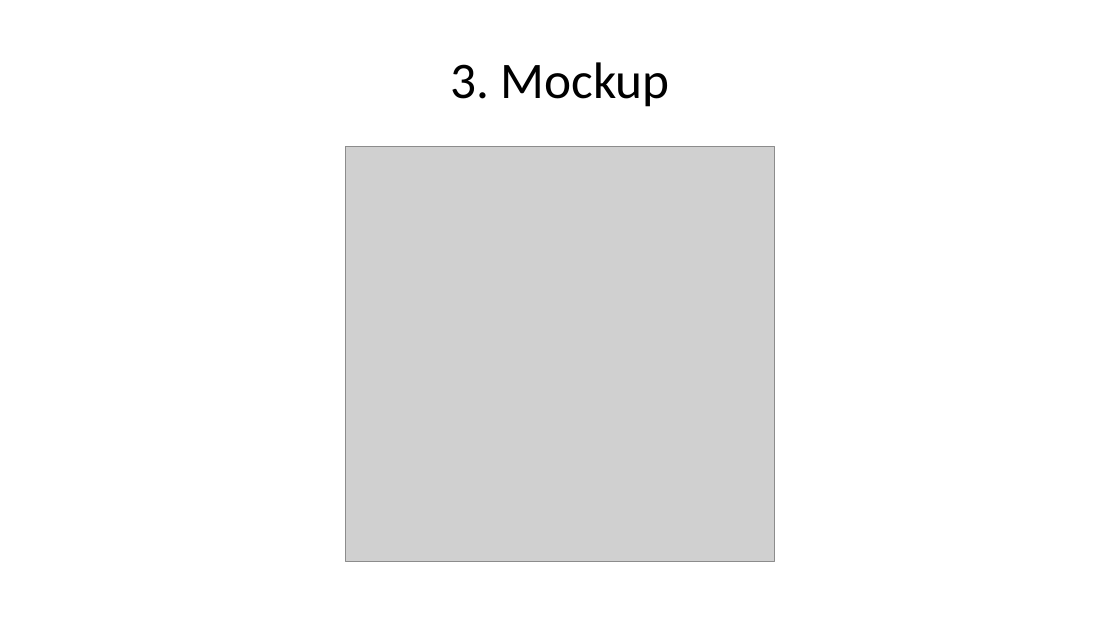
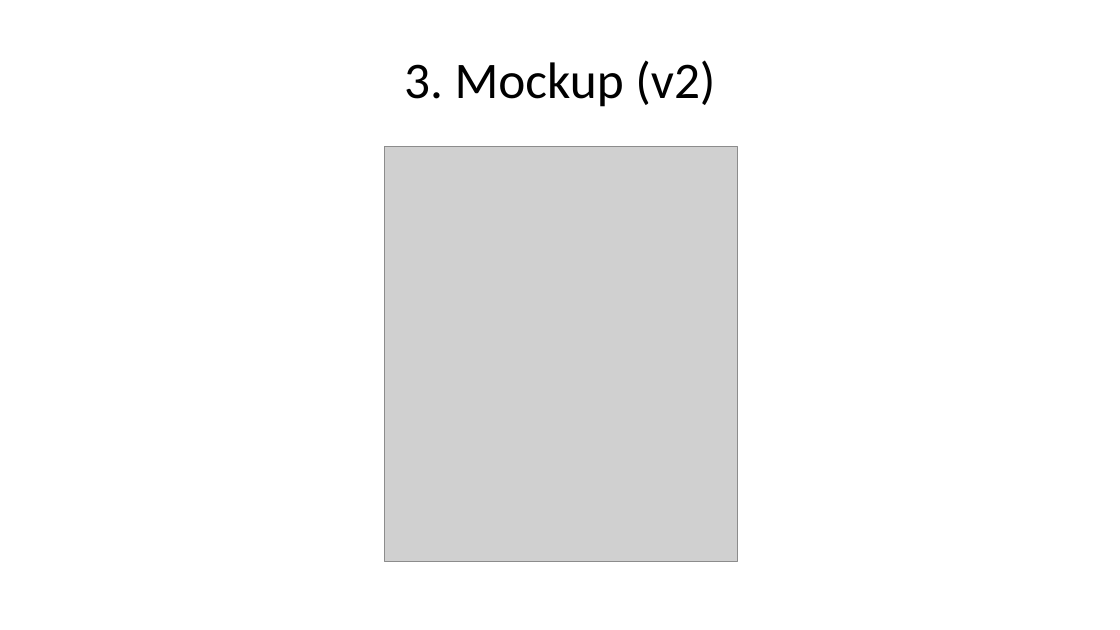
Before and after one commit to louis97/asistente-financiero, a slide deck: slide 4 of entregables/entrega_1/presentacion.pptx. Drawn at 1120x630 pixels with LibreOffice and Linux fonts; fonts in the diff are those of the drawing; grey boxes stand for pictures. Boxes give left, top, right and bottom in pixels: in the first picture for what was removed or moved away, otherwise in the second. Text is boxed around its words. In the diff, an @@ line names an element or a change of style, - is before the commit and + after.

Commit message:
docs: registrar la validación con el stakeholder y alinear reporte, presentación y punto 2 con el mockup v2
Resume el feedback asíncrono del 2026-10-18 (H1 a H5 en
docs/entrega_1/validacion_stakeholder.md) y aplica las correcciones
derivadas:

- punto 2 §2.9 pasa a un párrafo de síntesis con la fecha, el canal y la
  decisión por hallazgo; el pie de figura del mockup describe la pantalla
  v2 que se ve en la imagen;
- punto 7: la limitación «validación pendiente» pasa a «validación con un
  solo inversor, asíncrona, y KPI 1, 2 y 5 sin línea base»; la acción
  próxima 3 pasa a validar un prototipo navegable con más usuarios;
- reporte §1, §2 y §7 se alinean con lo mismo. Las celdas «Decisión» de la
  tabla de hipótesis se escriben «se rechaza H0» / «no se rechaza H0»
  completas (abreviaturas definidas en una nota al pie), y se añade una
  línea en lenguaje simple sobre «anualizado en log». El PDF del reporte
  sigue en 6 páginas;
- presentación: se desdobla la lámina del mockup en 3 (mockup v2) y 3b
  (feedback del inversor y respuesta en el mockup v2);
- README y USO_IA.md dejan de hablar de validación pendiente; USO_IA
  reconoce que el feedback del inversor sobre la legibilidad de los textos
  generados con IA motivó redactar en lenguaje llano.

```diff
--- a/entregables/entrega_1/presentacion.pptx
+++ b/entregables/entrega_1/presentacion.pptx
@@ title at (x1=404, y1=60, x2=715, y2=107): text changed @@
-3. Mockup
+3. Mockup (v2)
@@ picture resized from (x1=345, y1=147, x2=774, y2=562) to (x1=384, y1=147, x2=737, y2=562) @@
```
Also in this commit, not shown: 2 other slides changed, 10 other files.
